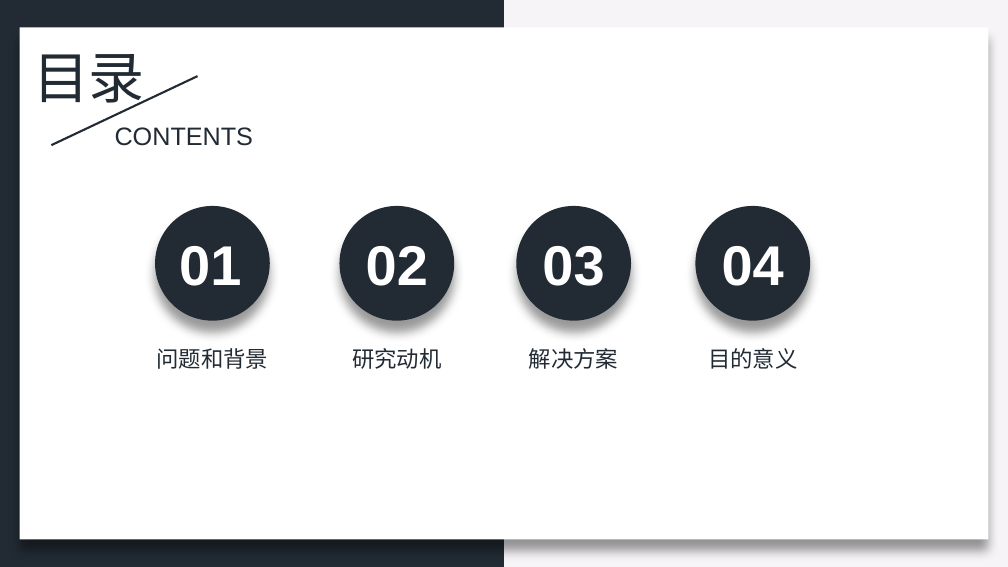
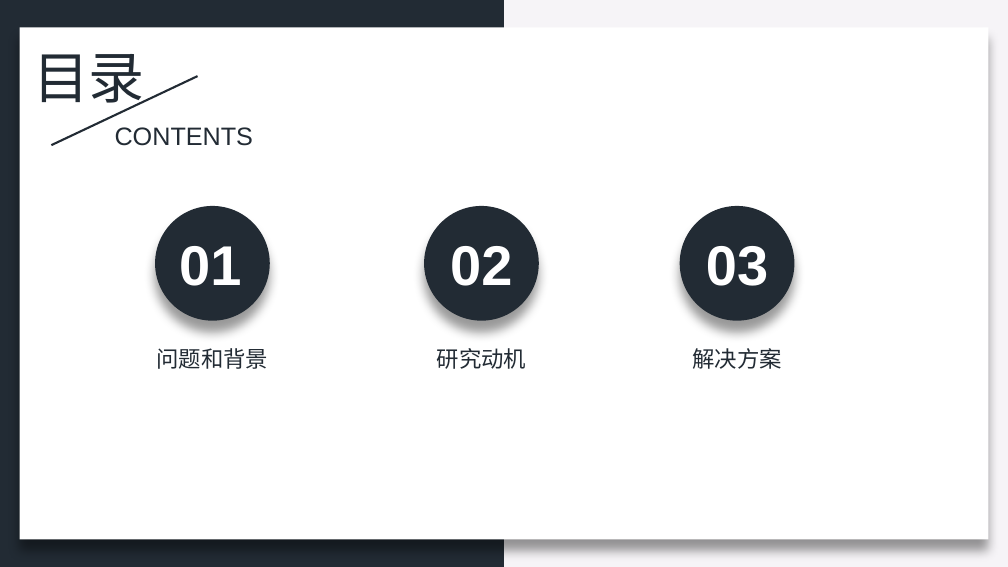
Before and after one commit to zeemeil/zeemeil.github.io, a slide deck: slide 2 of files/doctoral_dissertation_proposal.pptx. Drawn at 1008x567 pixels with LibreOffice and Linux fonts; fonts in the diff are those of the drawing. Boxes give left, top, right and bottom in pixels: in the first picture for what was removed or moved away, otherwise in the second. Text is boxed around its words. In the diff, an @@ line names an element or a change of style, - is before the commit and + after.

```diff
--- a/files/doctoral_dissertation_proposal.pptx
+++ b/files/doctoral_dissertation_proposal.pptx
@@ 2 texts, 1 ellipse: place and size @@
-2 texts, 1 ellipse at [340,206,455,369]
+2 texts, 1 ellipse at [424,206,539,369]
@@ 2 texts, 1 ellipse: place and size @@
-2 texts, 1 ellipse at [516,206,631,369]
+2 texts, 1 ellipse at [679,206,794,369]
@@ ellipse removed at [696,206,810,321] @@
@@ text removed at [722,246,784,286] @@
-04
@@ text removed at [708,348,797,369] @@
-目的意义
```
Also in this commit, not shown: 12 other files.
